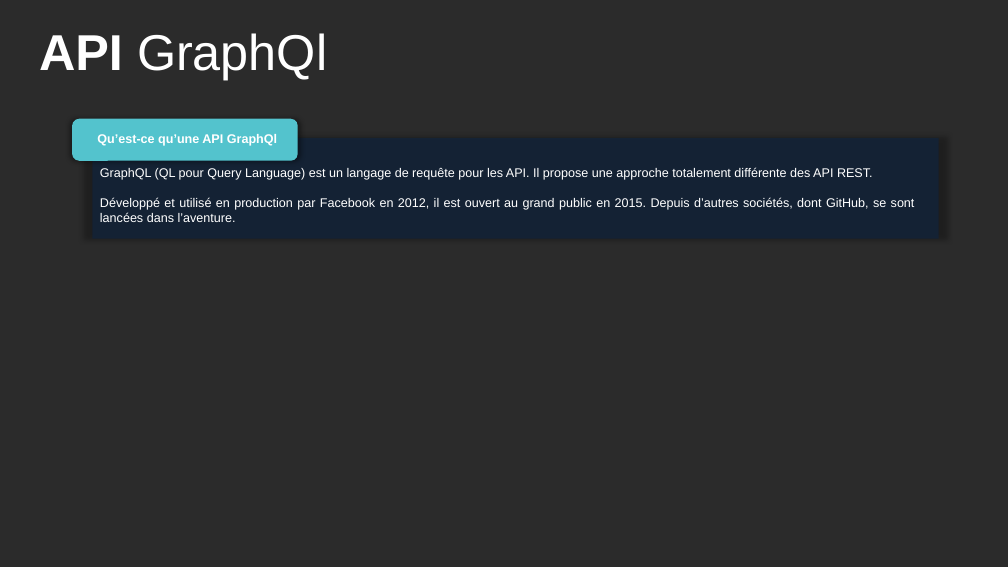
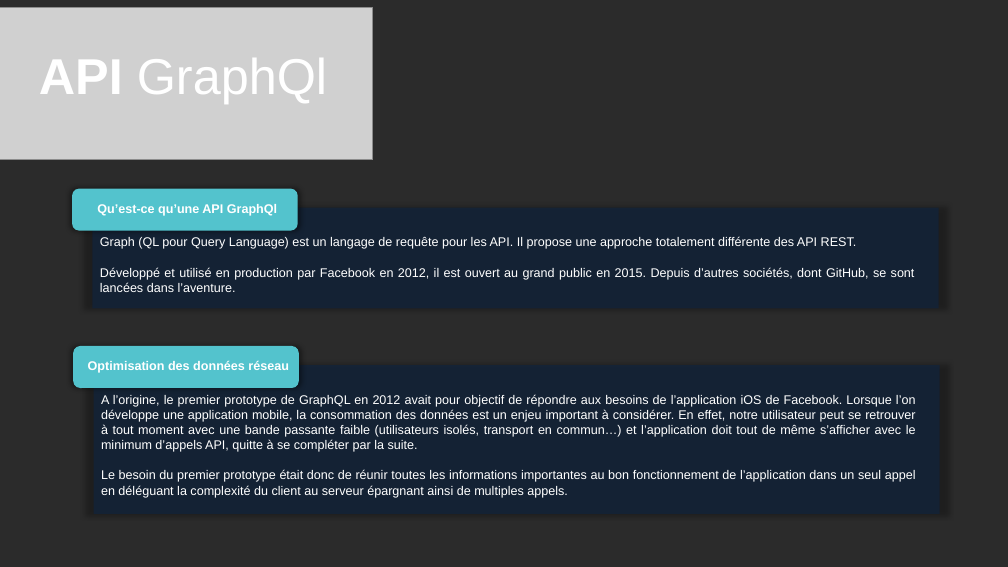
Before and after one commit to Mario-35/api-prestentation, a slide deck: slide 23 of prestentation.pptx (slide 24 before the commit). Drawn at 1008x567 pixels with LibreOffice and Linux fonts; fonts in the diff are those of the drawing; grey boxes stand for pictures; background and template pictures are left out; a plain dark background stands for a picture behind light text. Boxes give left, top, right and bottom in pixels: in the first picture for what was removed or moved away, otherwise in the second. Text is boxed around its words. In the diff, an @@ line names an element or a change of style, - is before the commit and + after.

```diff
--- a/prestentation.pptx
+++ b/prestentation.pptx
@@ picture added at bbox=[0, 8, 373, 160] @@
@@ text "API GraphQl": place and size @@
-text "API GraphQl" at bbox=[39, 33, 327, 80]
+text "API GraphQl" at bbox=[39, 58, 327, 104]
@@ 2 texts, 1 rounded rectangle, 1 rectangle: place and size @@
-2 texts, 1 rounded rectangle, 1 rectangle at bbox=[72, 119, 938, 238]
+2 texts, 1 rounded rectangle, 1 rectangle at bbox=[72, 188, 938, 309]
@@ text at bbox=[100, 237, 857, 249]: text changed @@
-GraphQL (QL pour Query Language) est un langage de requête pour les API. Il propose une approche totalement différente des API REST.
+Graph (QL pour Query Language) est un langage de requête pour les API. Il propose une approche totalement différente des API REST.
@@ rounded rectangle added at bbox=[73, 346, 299, 389], fill #53C3CD @@
@@ text added at bbox=[88, 361, 289, 373], 12 pt, text #FFFFFF, bold @@
+Optimisation des données réseau
@@ rectangle added at bbox=[94, 365, 940, 514], fill #0F243E at 70% opacity @@
@@ text added at bbox=[101, 394, 916, 498], 12 pt, text #FFFFFF @@
+A l’origine, le premier prototype de GraphQL en 2012 avait pour objectif de répondre aux besoins de l’application iOS de Facebook. Lorsque l’on développe une application mobile, la consommation des données est un enjeu important à considérer. En effet, notre utilisateur peut se retrouver à tout moment avec une bande passante faible (utilisateurs isolés, transport en commun…) et l’application doit tout de même s’afficher avec le minimum d’appels API, quitte à se compléter par la suite.
+Le besoin du premier prototype était donc de réunir toutes les informations importantes au bon fonctionnement de l’application dans un seul appel en déléguant la complexité du client au serveur épargnant ainsi de multiples appels.
```
Also in this commit, not shown: 10 other slides changed, 6 slides added, 2 slides removed, 19 other files.
